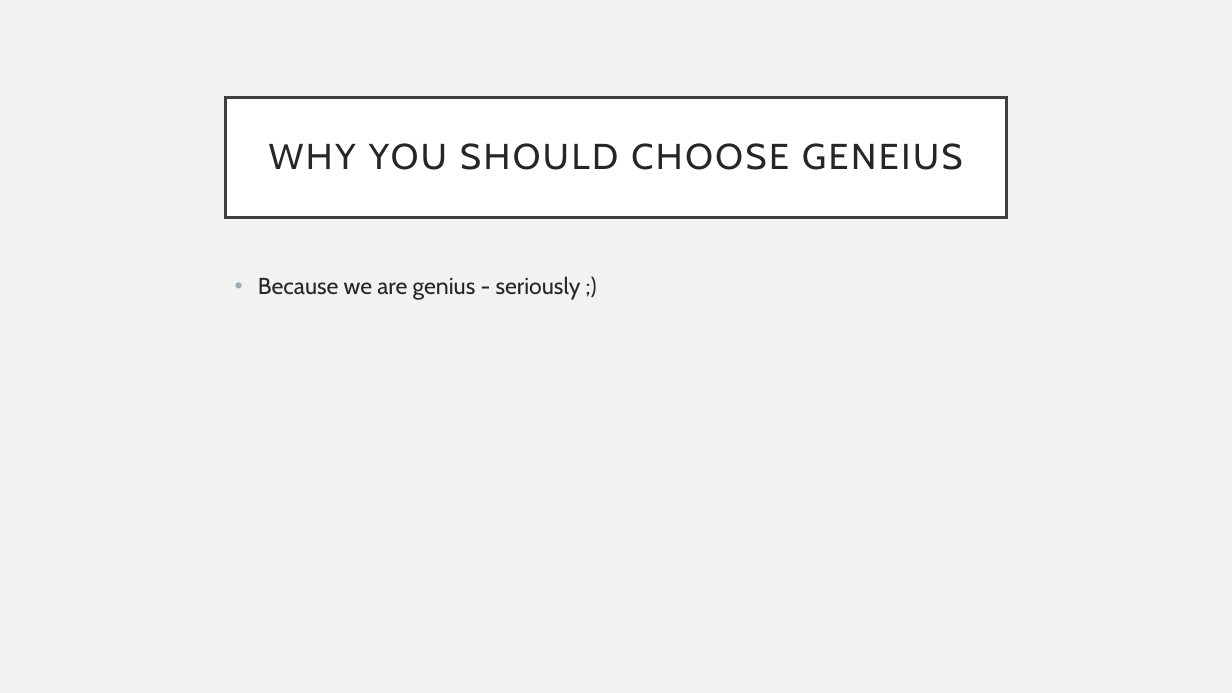
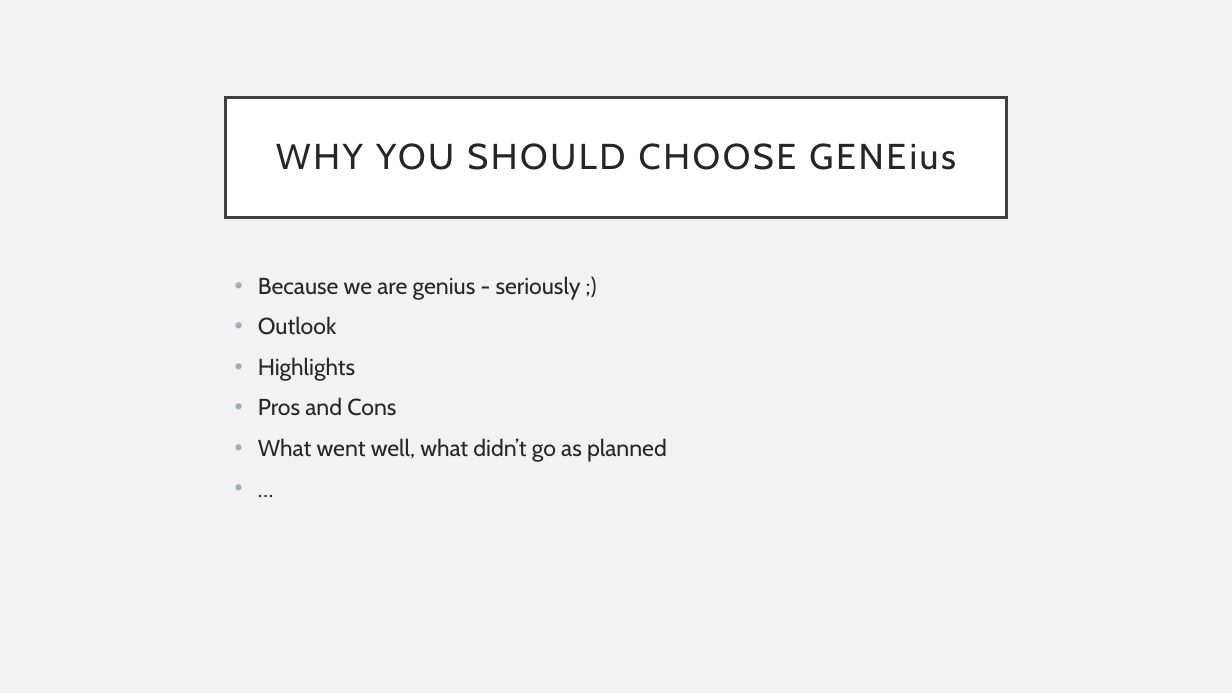
Before and after one commit to G43beli/GENEius, a slide deck: slide 14 of docs/Presentation.pptx (slide 8 before the commit). Drawn at 1232x693 pixels with LibreOffice and Linux fonts; fonts in the diff are those of the drawing. Boxes give left, top, right and bottom in pixels: in the first picture for what was removed or moved away, otherwise in the second. Text is boxed around its words. In the diff, an @@ line names an element or a change of style, - is before the commit and + after.

```diff
--- a/docs/Presentation.pptx
+++ b/docs/Presentation.pptx
@@ title at [276, 143, 955, 170]: text changed @@
-WHY YOU SHOULD CHOOSE GENEIUS
+WHY YOU SHOULD CHOOSE GENEius
@@ text at [258, 316, 667, 462]: paragraphs added @@
+• Outlook
+• Highlights
+• Pros and Cons
+• What went well, what didn’t go as planned
+• …
```
Also in this commit, not shown: 5 other slides changed, 6 slides added, 1 slide removed, 3 other files.
